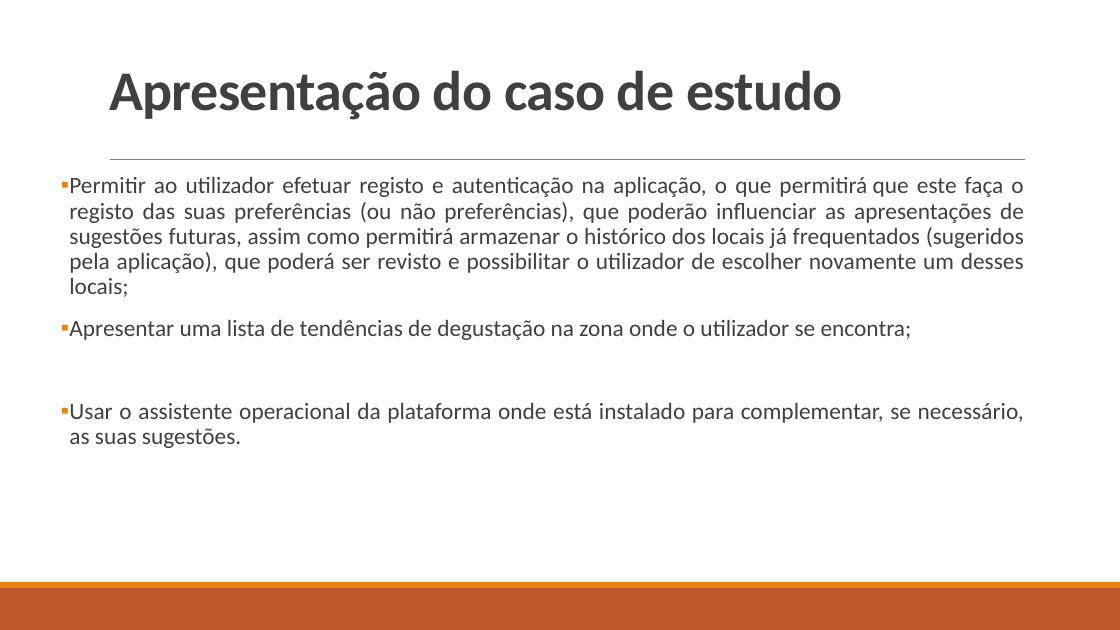
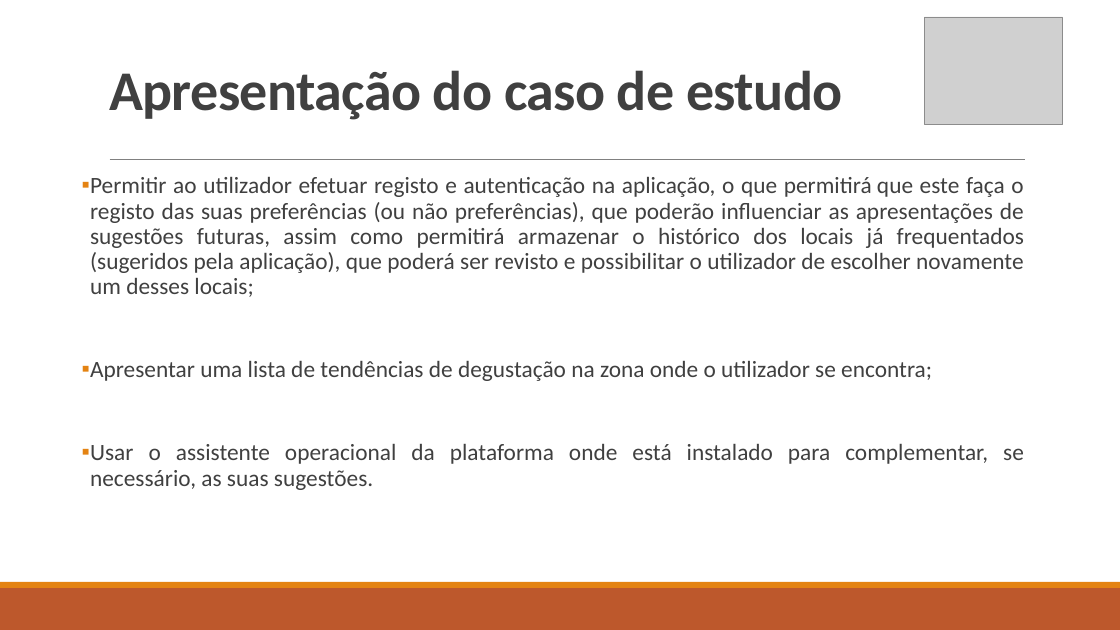
Before and after one commit to natawild/LI4-16-17, a slide deck: slide 5 of Etapa1/Apresentação1fase.pptx. Drawn at 1120x630 pixels with LibreOffice and Linux fonts; fonts in the diff are those of the drawing; grey boxes stand for pictures. Boxes give left, top, right and bottom in pixels: in the first picture for what was removed or moved away, otherwise in the second. Text is boxed around its words. In the diff, an @@ line names an element or a change of style, - is before the commit and + after.

```diff
--- a/Etapa1/Apresentação1fase.pptx
+++ b/Etapa1/Apresentação1fase.pptx
@@ picture added at bbox=[924, 17, 1062, 124] @@
@@ text "Permitir ao utilizador efetuar registo ..." rewrapped from bbox=[69, 177, 1024, 448] to bbox=[90, 177, 1024, 490] @@
```
Also in this commit, not shown: 10 other slides changed, 1 slide added, 1 slide removed, 1 other file.
